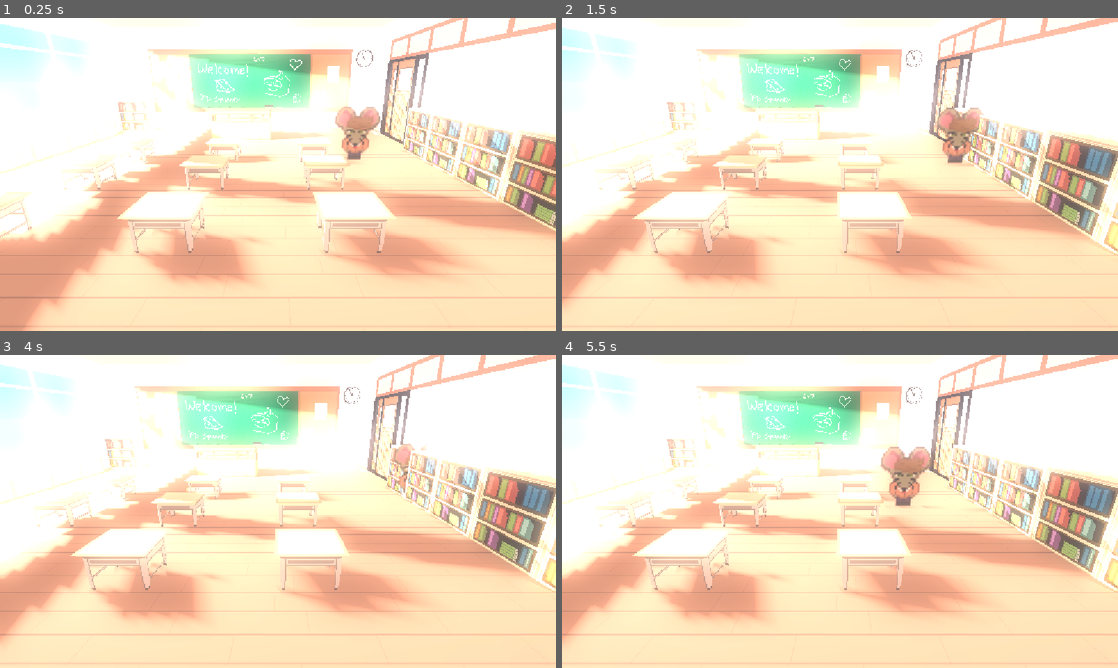
Above: before the commit, frames 1-4 (two rows, left to right).
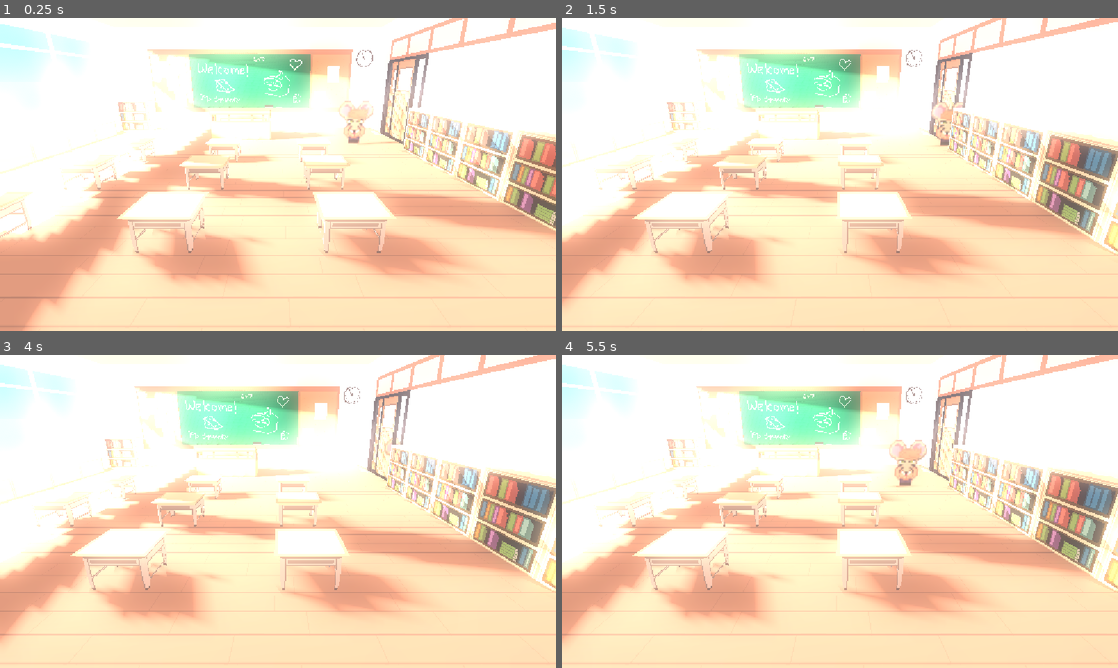
Above: after the commit, the same moments.

Repository: sid-the-loser/riskuits
Game: Godot game, scene res://scenes/classroom.tscn
Two runs of this game, one before a commit and one after it. Both use one fixed random seed, a clock stepped at 60 frames per second and the inputs below. This scene is started directly instead of the project's main scene.
Inputs:
- Up to frame 1 (0.25 s): no input
- Up to frame 2 (1.5 s): hold D (move_right) 0.53-1.28 s; hold Down (move_down) from 1.28 s (still down)
- Up to frame 3 (4 s): release Down (move_down) at 2.03 s; hold D (move_right) 2.03-2.78 s; hold W (move_up) 2.78-3.53 s; tap Enter at 3.5 s; hold A (move_left) from 3.53 s (still down)
- Up to frame 4 (5.5 s): release A (move_left) at 5.03 s; hold Down (move_down) from 5.03 s (still down)

The runs differ from the first frame. In frame 1, 1.0% of the frame differs, in the area x 60-73%, y 26-46%; in frame 2, 1.2%; in frame 3, 0.3%; in frame 4, 1.3%, in the area x 57-78%, y 27-50%.

Commit message:
Add new hallway textures and update scene files
- Added multiple new texture files for hallway models (versions 1_2 to 1_19).
- Created corresponding import files for each texture to manage compression settings.
- Updated the classroom scene to adjust the player's transform for better positioning.
- Enhanced the hallway scene by adding a new blockbench export and linking it to the environment.

Diff:
--- a/scenes/classroom.tscn
+++ b/scenes/classroom.tscn
@@ -17,7 +17,7 @@
 metadata/_custom_type_script = "uid://du6mtnue0r5dw"
 
 [node name="Player" parent="." instance=ExtResource("2_kkrti")]
-transform = Transform3D(1.8, 0, 0, 0, 1.8, 0, 0, 0, 1.8, 8.941399, 1, -9.185396)
+transform = Transform3D(1.8, 0, 0, 0, 1.8, 0, 0, 0, 1.8, 10.322715, 0.99999905, -14.60843)
 
 [node name="DirectionalLight3D" type="DirectionalLight3D" parent="."]
 transform = Transform3D(-0.2841786, 0.5560002, -0.7810931, -0.15715902, 0.7766489, 0.6100145, 0.94580305, 0.29610887, -0.13332656, -8.113295, 0, 8.661687)
--- a/scenes/hallway.tscn
+++ b/scenes/hallway.tscn
@@ -1,3 +1,14 @@
-[gd_scene format=3 uid="uid://d0jasc8dyycal"]
+[gd_scene load_steps=3 format=3 uid="uid://d0jasc8dyycal"]
+
+[ext_resource type="PackedScene" uid="uid://g1mhxu6he8r5" path="res://models/hallway/RiscuitsHallwayVersion1.gltf" id="1_owcqv"]
+[ext_resource type="Environment" uid="uid://cuxra7uc8caxi" path="res://world_environment_stuff/inclass_environment.tres" id="2_h81ti"]
 
 [node name="Hallway" type="Node3D"]
+
+[node name="blockbench_export" parent="." instance=ExtResource("1_owcqv")]
+transform = Transform3D(1, 0, 0, 0, 1, 0, 0, 0, 1, -9.873262, 0, -5.315464)
+
+[node name="WorldEnvironment" type="WorldEnvironment" parent="."]
+environment = ExtResource("2_h81ti")
+
+[node name="DirectionalLight3D" type="DirectionalLight3D" parent="."]
Not shown, added: models/hallway/RiscuitsHallwayVersion1.gltf
Not shown, added: models/hallway/RiscuitsHallwayVersion1.gltf.import
Binary file added: models/hallway/RiscuitsHallwayVersion1_0.png
Not shown, added: models/hallway/RiscuitsHallwayVersion1_0.png.import
Binary file added: models/hallway/RiscuitsHallwayVersion1_1.png
Not shown, added: models/hallway/RiscuitsHallwayVersion1_1.png.import
Binary file added: models/hallway/RiscuitsHallwayVersion1_10.png
Not shown, added: models/hallway/RiscuitsHallwayVersion1_10.png.import
Binary file added: models/hallway/RiscuitsHallwayVersion1_11.png
Not shown, added: models/hallway/RiscuitsHallwayVersion1_11.png.import
Binary file added: models/hallway/RiscuitsHallwayVersion1_12.png
Not shown, added: models/hallway/RiscuitsHallwayVersion1_12.png.import
(and 30 more such lines)
